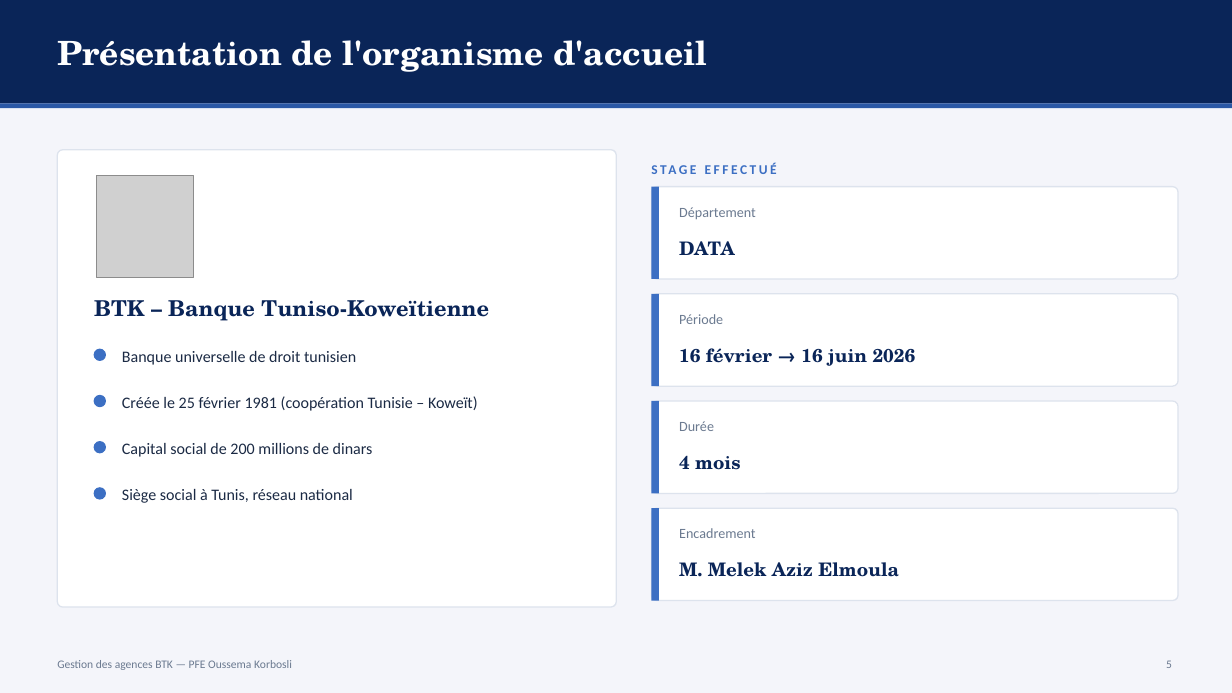
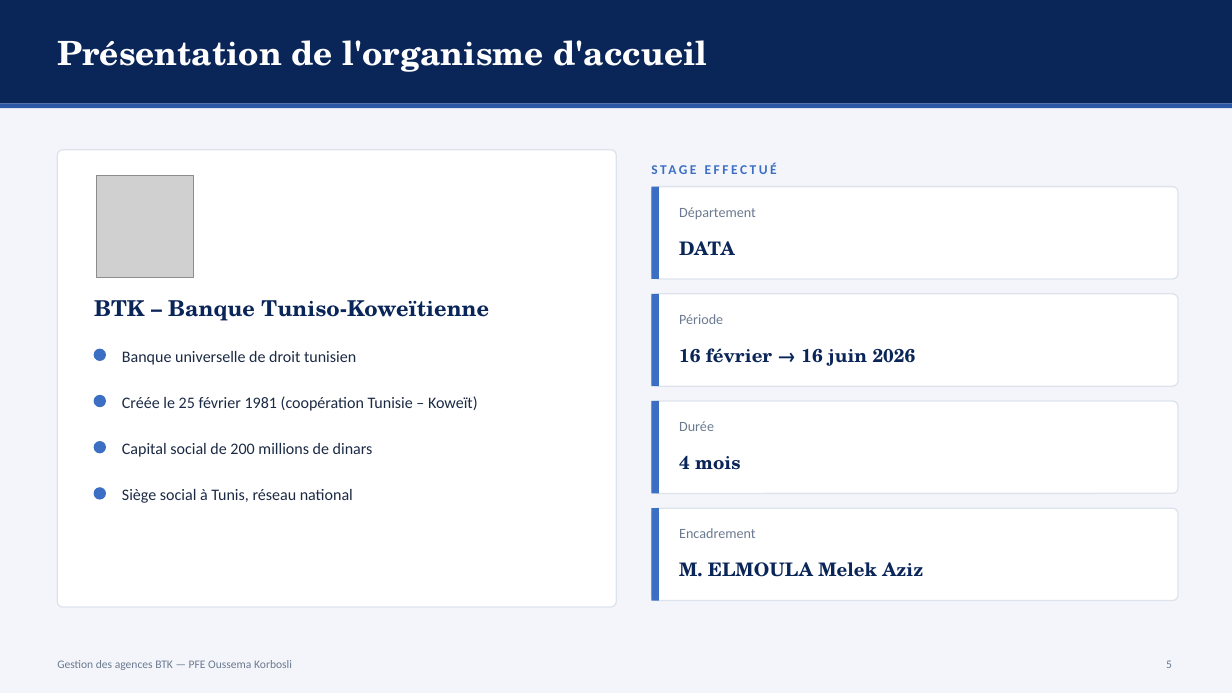
Before and after one commit to ZizouX0/oussema_korbosli, a slide deck: slide 5 of presentation/Soutenance_PFE_Oussema_Korbosli.pptx. Drawn at 1232x693 pixels with LibreOffice and Linux fonts; fonts in the diff are those of the drawing; grey boxes stand for pictures. Boxes give left, top, right and bottom in pixels: in the first picture for what was removed or moved away, otherwise in the second. Text is boxed around its words. In the diff, an @@ line names an element or a change of style, - is before the commit and + after.

```diff
--- a/presentation/Soutenance_PFE_Oussema_Korbosli.pptx
+++ b/presentation/Soutenance_PFE_Oussema_Korbosli.pptx
@@ text at (679,562,923,577): text changed @@
-M. Melek Aziz Elmoula
+M. ELMOULA Melek Aziz
```
Also in this commit, not shown: 1 other slide changed, 6 other files.
